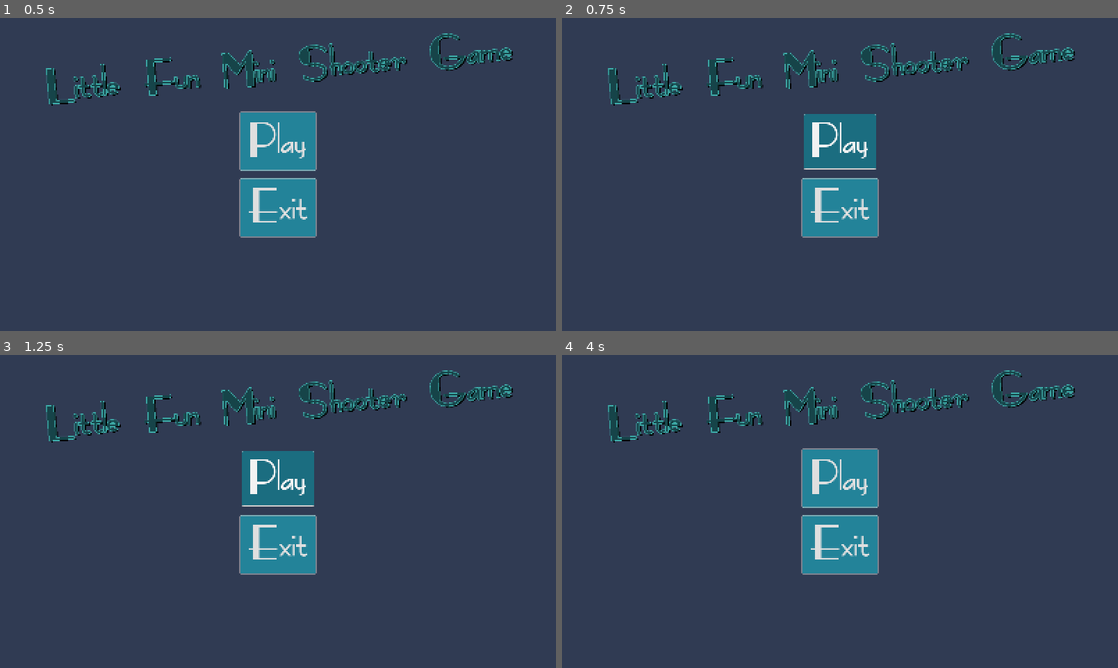
Above: before the commit, frames 1-4 (two rows, left to right).
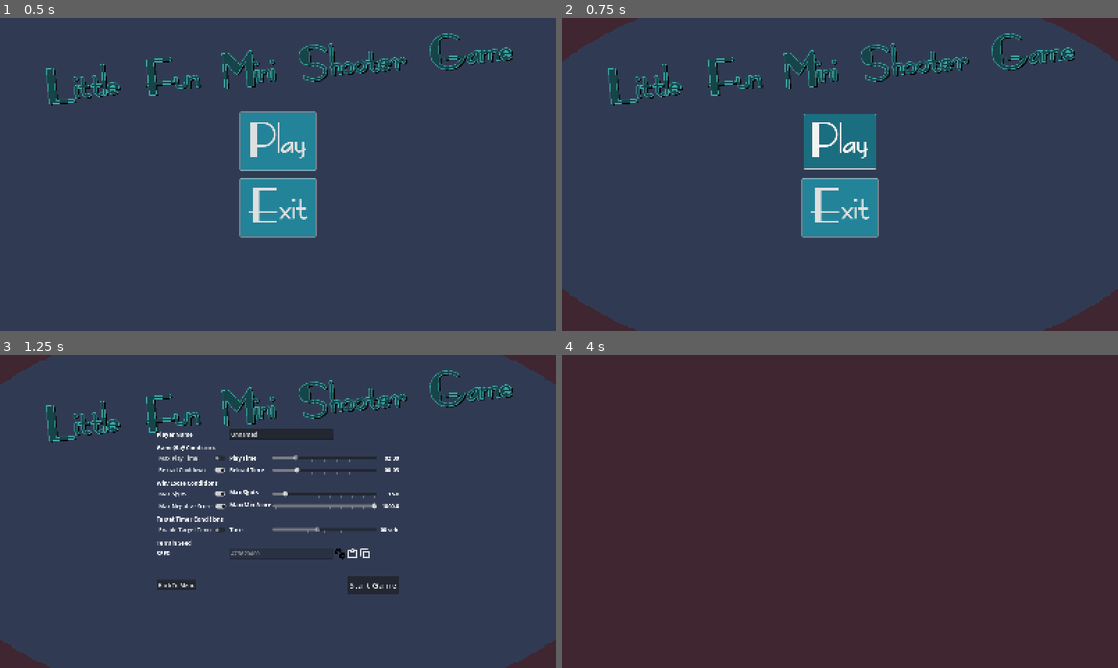
Above: after the commit, the same moments.

Repository: Coding-4Fun/Just4Fun_Mini_Shootergame
Game: Godot game, scene res://scenes/ui/mainmenu_ui/main_menu_ui.tscn
The game is run twice, just before and just after one commit, with the same random seed, the same clock (stepped at 60 frames per second) and the same inputs.
Inputs (mouse positions are in pixels of both pictures, inside the frame that each line leads up to):
- Up to frame 1 (0.5 s): no input
- Up to frame 2 (0.75 s): click "Play" at 0.5 s
- Up to frame 3 (1.25 s): no input
- Up to frame 4 (4 s): click (840, 477) at 1.25 s, where only the run before the commit has a clickable "Play"; click (756, 458) at 2 s, where only the run after the commit has a clickable "Max Play Time"; click (756, 458) at 2.75 s, where only the run after the commit has a clickable "Max Play Time"; click (934, 586) at 3.5 s, where only the run after the commit has a clickable "Start Game"

Frame 1 is identical in both runs. In frame 2, 3.4% of the frame differs, in the area x 0-100%, y 0-100%; in frame 3, 9.9%; in frame 4, 100%.
Error before the commit: Parse Error: Preload file "res://Cannon/Cannon.tscn" does not exist. (res://scripts/globals/preloads.gd:4)
Error after the commit: Attempt to call function 'get_as_text' in base 'null instance' on a null instance. (res://scripts/globals/config.gd:82)

Commit message:
Upd: Formated and linted Chg: replace filepath with UID for preloads

Diff:
--- a/scripts/globals/preloads.gd
+++ b/scripts/globals/preloads.gd
@@ -1,41 +1,39 @@
 extends Node
 
-# Preload the Assets
-@onready var Cannon:PackedScene = preload("res://Cannon/Cannon.tscn")
-@onready var Explosion:PackedScene = preload("res://CannonBall/Explosion.tscn")
-@onready var DummyTarget:PackedScene = preload("res://DummyTarget/DummyTarget.tscn")
-@onready var PauseMenu:PackedScene = preload("res://UI/Pause/PauseMenu.tscn")
-@onready var Bullet :PackedScene = preload("res://CannonBall/Cannonball.tscn")
-@onready var floating_text_scene :PackedScene = preload("res://UI/components/floating_text/floating_text.tscn")
-
-# Main Game Scene
-@onready var MainGameScene :PackedScene = load("res://MainGameScene/MainGame.tscn")
-@onready var MainMenuScene :PackedScene = load("res://UI/MainMenuUI/MainMenuUI.tscn")
-@onready var GameSettingsScene :PackedScene = preload("res://UI/GameSettingsDialog/GameSettings.tscn")
-@onready var GameOverScene :PackedScene = preload("res://UI/GameEndDialog/GameEndDialog.tscn")
-
-@onready var rng : RandomNumberGenerator = RandomNumberGenerator.new()
-
 # Player Node's
-var PlayerRootNode:Node2D
-var PlayerLeft:Node2D
-var PlayerRight:Node2D
-var PlayerShots:Node2D
+var PlayerRootNode: Node2D
+var PlayerLeft: Node2D
+var PlayerRight: Node2D
+var PlayerShots: Node2D
 #
 ##
-var Main:Node2D
+var Main: Node2D
 #
 ## UI
-var UIMain:Control
-#
-## Dummys
-@onready var DummyTargetGroup:Node2D
-
+var UIMain: Control
 #
 ## TileMapLayer's
 var TerrainLayer: TileMapLayerBase
-var CannonLayer:  TileMapLayerBase
-var CastleLayer:  TileMapLayerBase
+var CannonLayer: TileMapLayerBase
+var CastleLayer: TileMapLayerBase
+
+# Preload the Assets
+@onready var Cannon: PackedScene = preload("uid://lci12xbkaqx2") ## Cannon Object
+@onready var DummyTarget: PackedScene = preload("uid://dwpyhrww6jkcv") ## DummyTarget Object
+@onready var Bullet: PackedScene = preload("uid://bkuw5djpqvu7i") ## CannonBall Object
+# Pre-Load Components
+@onready var floating_text_scene: PackedScene = preload("uid://cw7aupmlhq8xo")
+@onready var Explosion: PackedScene = preload("uid://xx6yx0io3fgf") ## Explosion Animation Node
+# Main Game Scene
+@onready var MainGameScene: PackedScene = load("uid://h8vcng8ps4vd")
+@onready var MainMenuScene: PackedScene = load("uid://b160gc30aq28t")
+@onready var GameSettingsScene: PackedScene = preload("uid://bdg32fb7rseev")
+@onready var PauseMenu: PackedScene = preload("uid://cujr5miucacq5")
+@onready var GameOverScene: PackedScene = preload("uid://rd0b5nysx6vq")
+@onready var rng: RandomNumberGenerator = RandomNumberGenerator.new()
+#
+## Dummys
+@onready var DummyTargetGroup: Node2D
 
 
 func _ready():
